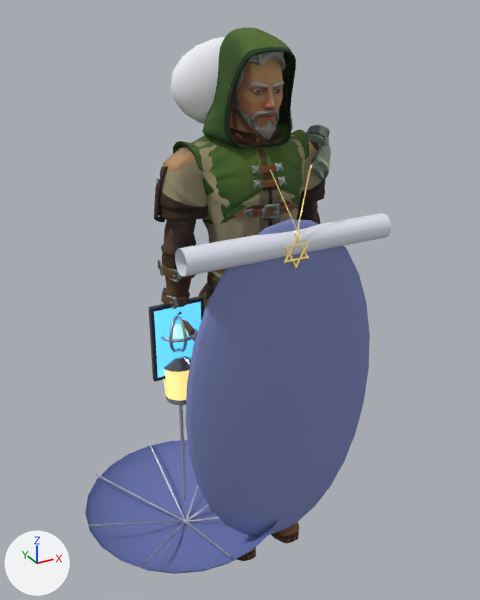
One commit to the glTF model app/src/main/assets/character/human.glb: the scene before it, then after it.
One viewpoint serves both versions: a camera (50 mm lens) standing at (-1.054, -1.822, 1.918) and looking at (-0.044, 0.013, 1.001). Every picture has the same lights, and +X, +Y and +Z are marked at lower left. The older version comes first. Where no turn or scale is listed for an object, it has been applied to the vertices.

The first picture shows 'SuperHero_Male', 'outfit_city', 'outfit_field', 'prop_compass', 'prop_lantern', 'prop_tablet', 'prop_umbrella', 'sleep_blanket', 'sleep_pillow' and 2 more.
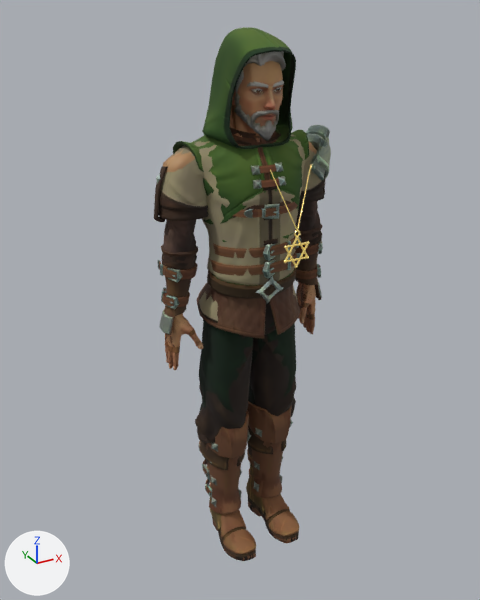
Boxes [x1, y1, x2, y2] around the edits, measured in the pictures (480 x 600 px):
'sleep_blanket', deleted
    before: [175, 213, 391, 535]
    faces in mat_blanket (blue #7c86bc): [186, 219, 370, 535]
    faces in mat_blanket_trim (white #e5e7f3): [175, 213, 391, 277]
'prop_umbrella', deleted
    before: [85, 405, 277, 574]
    faces in mat_umbrella_cloth (blue #6f7cbc): [85, 440, 277, 574]
    faces in mat_umbrella_rib (white #dadde5): [88, 405, 231, 565]
'sleep_pillow', deleted
    before: [170, 37, 295, 124]
'prop_tablet', deleted
    before: [149, 296, 204, 382]
    faces in mat_tablet_screen (cyan #7cdaff, glowing blue #59c4f9): [154, 302, 201, 378]
    faces in mat_tablet_body (dark grey #4b5059): [149, 296, 204, 382]
'prop_lantern', deleted
    before: [163, 356, 191, 405]
    faces in mat_lantern_glass (beige #ffdd95, glowing orange #ffce7c): [163, 370, 189, 401]
    faces in mat_prop_metal (light grey #c4c7ce): [164, 356, 191, 405]
'prop_compass', deleted
    before: [160, 315, 198, 352]
    faces in mat_prop_metal (light grey #c4c7ce): [160, 315, 198, 352]
    faces in mat_compass_core (green #cbffe7, glowing green #95ffda): [173, 324, 188, 339]

The change in detail:
Object 'prop_lantern' (ob_prop_lantern) is deleted.
Object 'prop_tablet' (ob_prop_tablet) is deleted.
Object 'prop_compass' (ob_prop_compass) is deleted.
Object 'prop_umbrella' (ob_prop_umbrella) is deleted.
Object 'sleep_blanket' (ob_sleep_blanket) is deleted.
Object 'sleep_pillow' (ob_sleep_pillow) is deleted.
